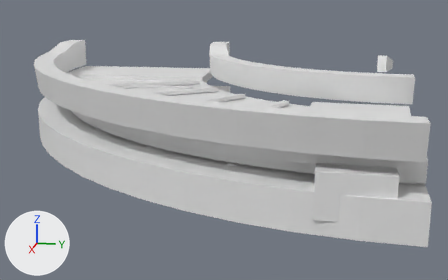
The glTF model assets/source/infrastructure/directorate/conveyors/models/curve_90_right/damaged_lod0.glb as it was, and as the next commit left it.
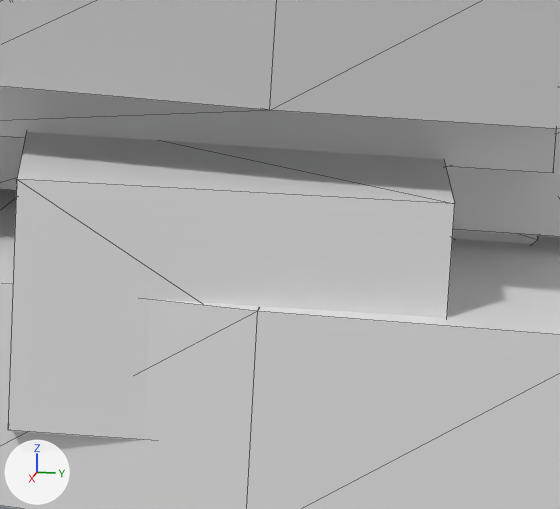
Each version is shown whole from a camera (50 mm lens) standing at (0.5642, -0.0376, 0.3987) and looking at (0.1312, -0.1242, 0.2904), then close up on the part from 70% to 94% of the width and 49% to 84% of the height. Every picture has the same lights, and +X, +Y and +Z are marked at lower left. The last two pictures show the newer version. The close-ups show mesh edges as thin lines. Vertices at exactly the same position are counted once.

Objects in the first close-up: 'damaged_lod0'.
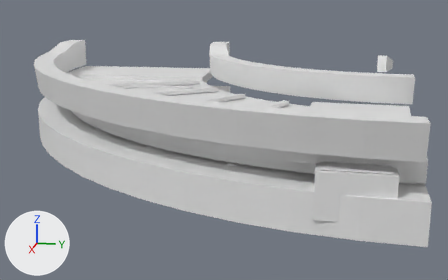
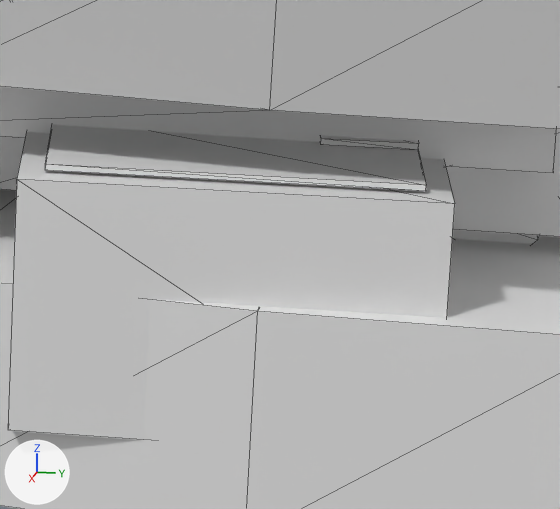
What changed in the scene script:
```text
Change me_damaged_lod0:
    used by ob_damaged_lod0; location = (0.0, 0.0, 0.0)
    remove me_damaged_lod0.from_pydata(...)  # 568 vertices, 1036 faces; spans x -0.045..0.303, y -0.3..0.004, z 0.289..0.35
    add me_damaged_lod0.from_pydata(...)  # 584 vertices, 1060 faces; spans x -0.045..0.303, y -0.3..0.004, z 0.289..0.35
    me_damaged_lod0 part 1: a new loose piece, a box spanning x 0.27778..0.295, y -0.04778..-0.01611, z 0.31972..0.32028
    me_damaged_lod0 part 2: a new loose piece, a box spanning x 0.27778..0.28444, y -0.02444..-0.01611, z 0.32033..0.32089
```

Boxes [x1, y1, x2, y2] around the edits, measured in the close-ups (560 x 509 px):
part 1 of me_damaged_lod0, added: after [45, 124, 426, 191]
part 2 of me_damaged_lod0, added: after [320, 135, 419, 150]
